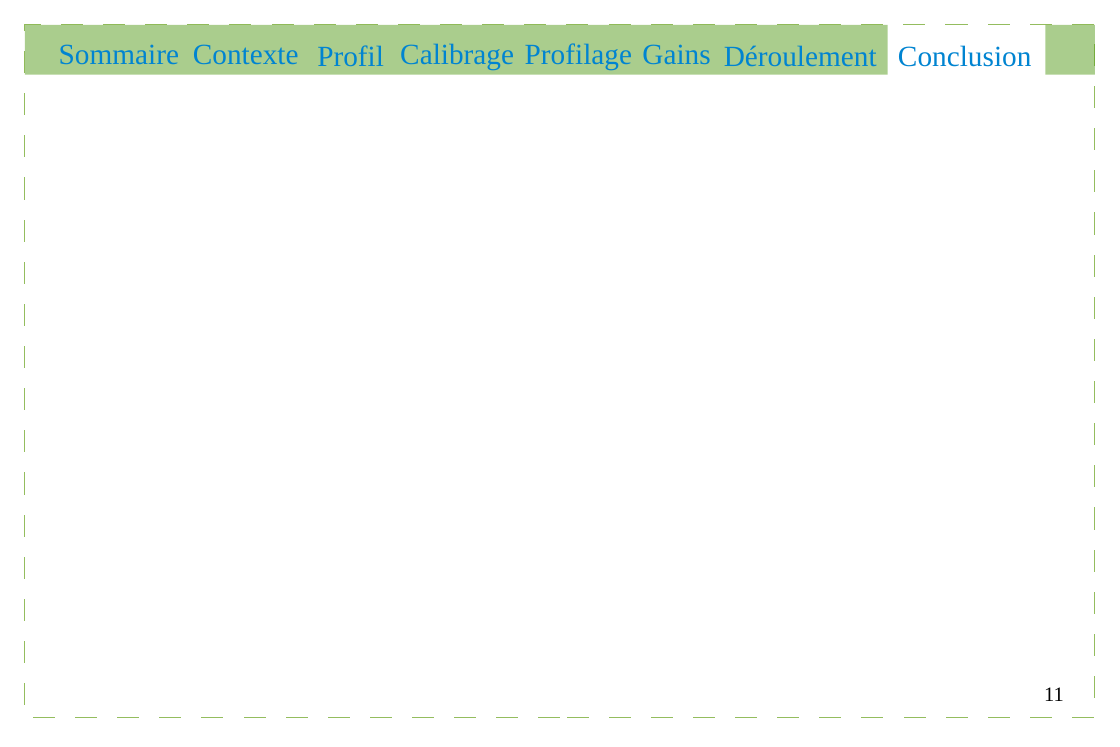
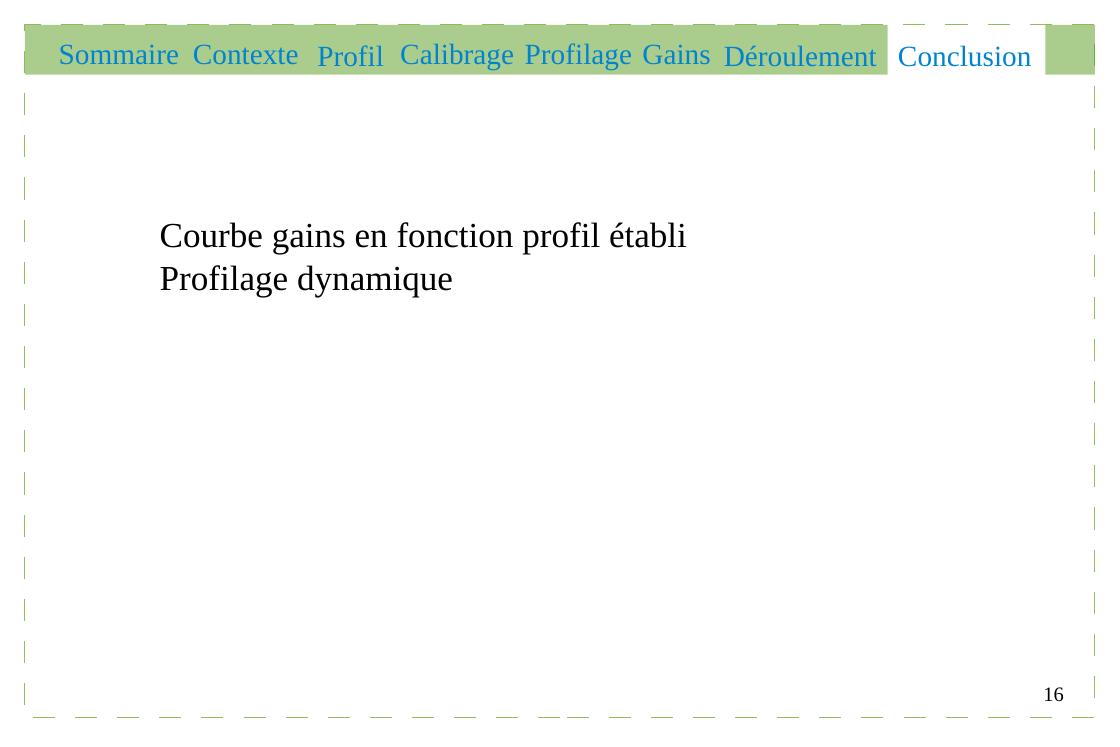
Before and after one commit to Gouga34/TERM1_Poker, a slide deck: slide 16 of Soutenance/presentation.odp (slide 11 before the commit). Drawn at 1120x747 pixels with LibreOffice and Linux fonts; fonts in the diff are those of the drawing. Boxes give left, top, right and bottom in pixels: in the first picture for what was removed or moved away, otherwise in the second. Text is boxed around its words. In the diff, an @@ line names an element or a change of style, - is before the commit and + after.

```diff
--- a/Soutenance/presentation.odp
+++ b/Soutenance/presentation.odp
@@ text added at (x1=160, y1=222, x2=687, y2=297), 24 pt, text #000000 @@
+Courbe gains en fonction profil établi
+Profilage dynamique
@@ page number at (x1=1043, y1=687, x2=1063, y2=702): text changed @@
-11
+16
```
Also in this commit, not shown: 10 other slides changed, 5 slides added, 2 other files.
